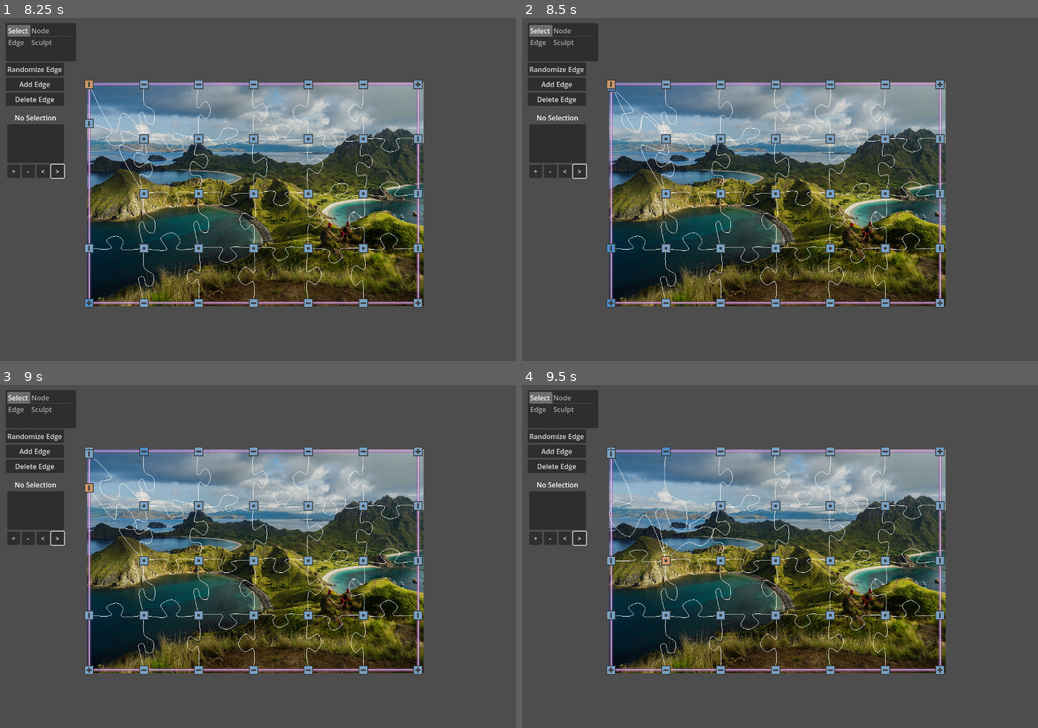
Above: before the commit, frames 1-4 (two rows, left to right).
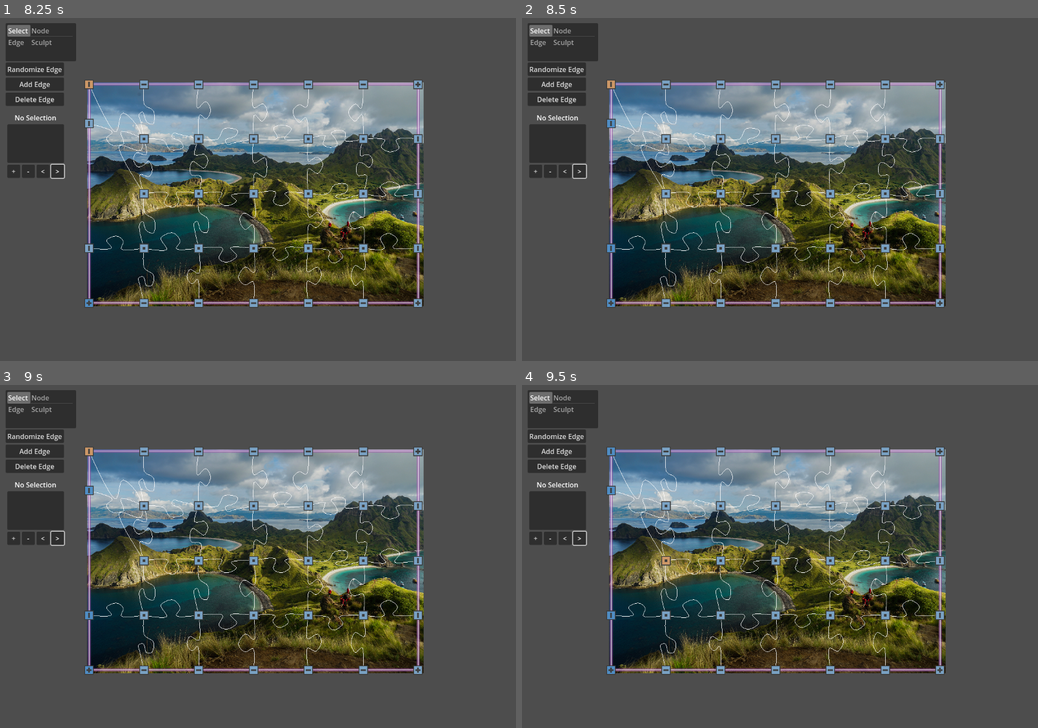
Above: after the commit, the same moments.

Repository: kreibaum/puzzle-shark
Game: Godot game, scene res://editor.tscn
Two runs of this game, one before a commit and one after it. Both use one fixed random seed, a clock stepped at 60 frames per second and the inputs below.
Inputs (mouse positions are in pixels of both pictures, inside the frame that each line leads up to):
- Up to frame 1 (8.25 s): click "Randomize Edge" at 0.5 s; click "Add Edge" at 1.25 s; click "+" at 2 s; click "-" at 2.75 s; click "<" at 3.5 s; click ">" at 4.25 s; tap Enter at 5, 6.5 s; drag from (87, 62) to (0, 18) at 5.02 s; tap Space at 5.75, 8 s; drag from (87, 127) to (0, 18) at 5.77 s; move the mouse to (87, 192) at 6.52 s; hold Mouse wheel down (ZoomIn) 6.53-7.25 s; click (87, 192) at 6.67 s; tap Middle mouse button (Drag) at 6.8 s; drag from (87, 247) to (87, 83) at 7.27 s; drag from (87, 302) to (87, 83) at 8.02 s
- Up to frame 2 (8.5 s): no input
- Up to frame 3 (9 s): tap Enter at 8.75 s; drag from (144, 450) to (144, 559) at 8.77 s
- Up to frame 4 (9.5 s): no input

Frame 1 is identical in both runs. In frame 2, 0.1% of the frame differs, in the area x 16-27%, y 20-38%; in frame 3, 0.4%; in frame 4, 0.7%, in the area x 16-38%, y 18-85%.

Commit message:
Improve constrained drag&drop

Diff:
--- a/PuzzleCanvas/PuzzleCanvas.gd
+++ b/PuzzleCanvas/PuzzleCanvas.gd
@@ -49,11 +49,12 @@
 ## fixed_horizontal or fixed_vertical set to true, their y or x
 ## positions are not changed (unless required by the bbox projection)
 func enforce_constraints(handle : DragDropHandle, point: Vector2):
+	var new_point = Vector2(point)
 	if handle.fixed_horizontal:
-		point.y = handle.position.y
+		new_point.y = handle.position.y
 	if handle.fixed_vertical:
-		point.x = handle.position.x
-	return project_bbox(point)
+		new_point.x = handle.position.x
+	return project_bbox(new_point)
 
 
 func _ready():
--- a/UI/SelectState.gd
+++ b/UI/SelectState.gd
@@ -1,7 +1,22 @@
 class_name SelectState extends State
 
 # Variables related to dragging. INF means we are not dragging.
+## The constrained mouse position in the last frame while we were dragging.
 var drag_position: Vector2 = Vector2.INF
+## The vertex that is used to execute drag operations. This is important for
+## properly constraining the drag.
+var drag_vertex: DragDropHandle = null
+
+
+func remember_drag_start(vertex: DragDropHandle):
+	drag_position = canvas.get_global_mouse_position()
+	drag_position = canvas.enforce_constraints(vertex, drag_position)
+	drag_vertex = vertex
+
+
+func clear_drag_start():
+	drag_position = Vector2.INF
+	drag_vertex = null
 
 
 func drag_drop_handle_input_event(handle: DragDropHandle, event: InputEvent):
@@ -10,7 +25,7 @@
 			if event.pressed:
 				# We are now dragging.
 				canvas.apply_on_selected_handles(canvas.drag_handle_start)
-				drag_position = canvas.get_global_mouse_position()
+				remember_drag_start(handle)
 			else:
 				# Is this adding to the selection?
 				if is_additive_selection():
@@ -27,7 +42,7 @@
 		elif event.button_index == MOUSE_BUTTON_RIGHT:
 			# Rollback the drag.
 			canvas.apply_on_selected_handles(canvas.drag_handle_rollback)
-			drag_position = Vector2.INF
+			clear_drag_start()
 
 			# Remove the selection box without effect.
 			canvas.selection_box.end_selection()
@@ -56,11 +71,11 @@
 	# Are we dragging? If so, we need to commit the drag.
 	if drag_position != Vector2.INF:
 		var mouse_position = canvas.get_global_mouse_position()
-		var mouse_position_bbox = canvas.project_bbox(mouse_position)
+		var mouse_position_bbox = canvas.enforce_constraints(drag_vertex, mouse_position)
 		var delta = mouse_position_bbox - drag_position
 		canvas.move_selected_handles_by(delta)
 		canvas.apply_on_selected_handles(canvas.drag_handle_end)
-		drag_position = Vector2.INF
+		clear_drag_start()
 
 	# We also commit the selection box, if we have one:
 	elif canvas.selection_box.is_selecting:
@@ -80,10 +95,10 @@
 	if drag_position != Vector2.INF:
 		# We are dragging, so we need to move all selected handles.
 		var mouse_position = canvas.get_global_mouse_position()
-		var mouse_position_bbox = canvas.project_bbox(mouse_position)
-		var delta = mouse_position_bbox - drag_position
+		var mouse_position_constrained = canvas.enforce_constraints(drag_vertex, mouse_position)
+		var delta = mouse_position_constrained - drag_position
 		canvas.move_selected_handles_by(delta)
-		drag_position = mouse_position_bbox #canvas.project_bbox(mouse_position)
+		drag_position = mouse_position_constrained  #canvas.project_bbox(mouse_position)
 
 	if event.button_mask == MOUSE_BUTTON_MASK_LEFT:
 		canvas.selection_box.move_selection()
